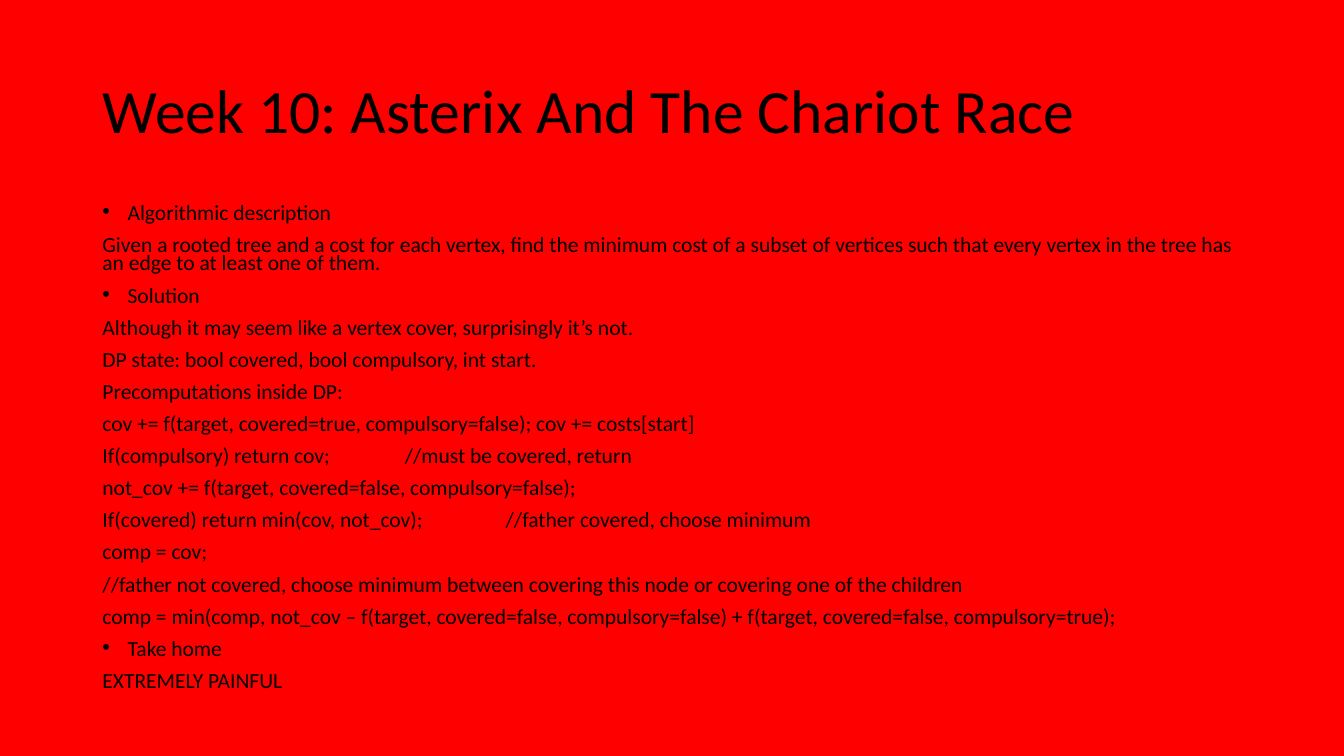
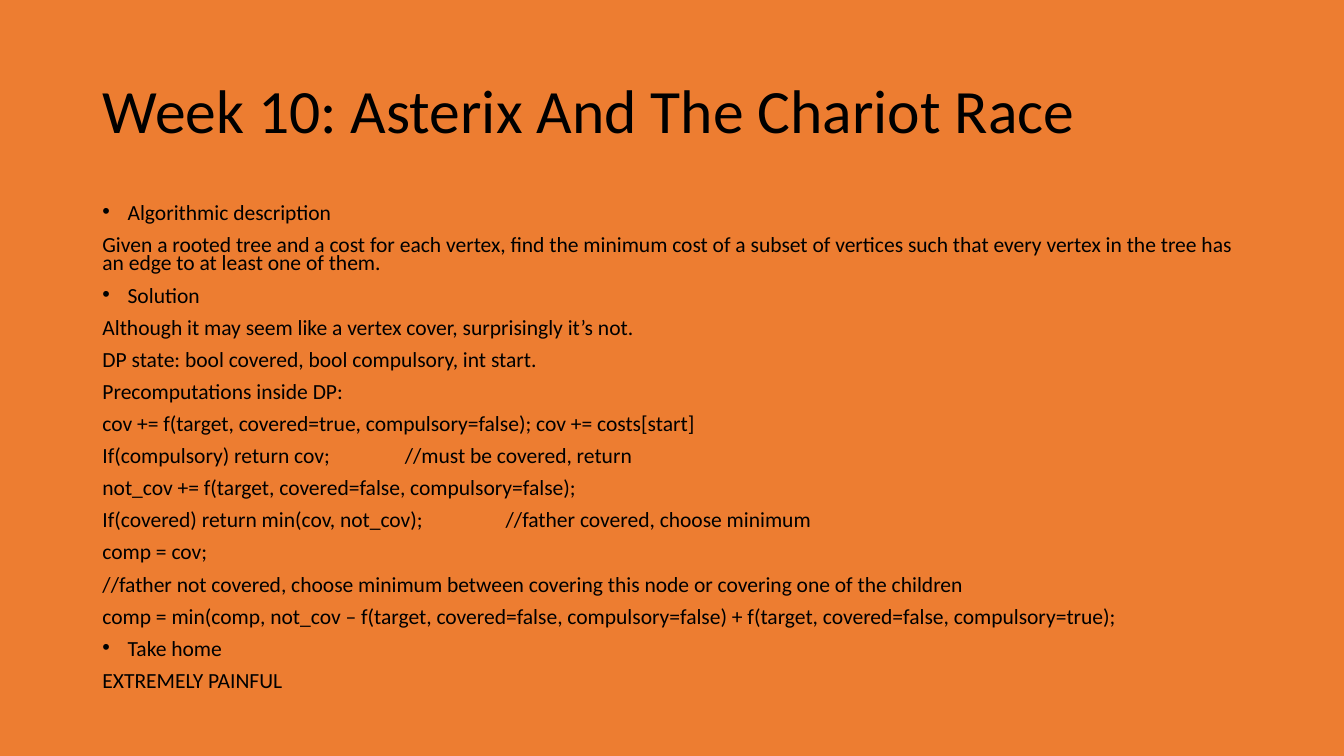
Before and after one commit to giacomocamposampiero/algolab, a slide deck: slide 45 of Recap.pptx. Drawn at 1344x756 pixels with LibreOffice and Linux fonts; fonts in the diff are those of the drawing. Boxes give left, top, right and bottom in pixels: in the first picture for what was removed or moved away, otherwise in the second. Text is boxed around its words. In the diff, an @@ line names an element or a change of style, - is before the commit and + after.

```diff
--- a/Recap.pptx
+++ b/Recap.pptx
@@ background #FF0000 to #ED7D31 @@
```
Also in this commit, not shown: 4 other slides changed, 4 slides added.
